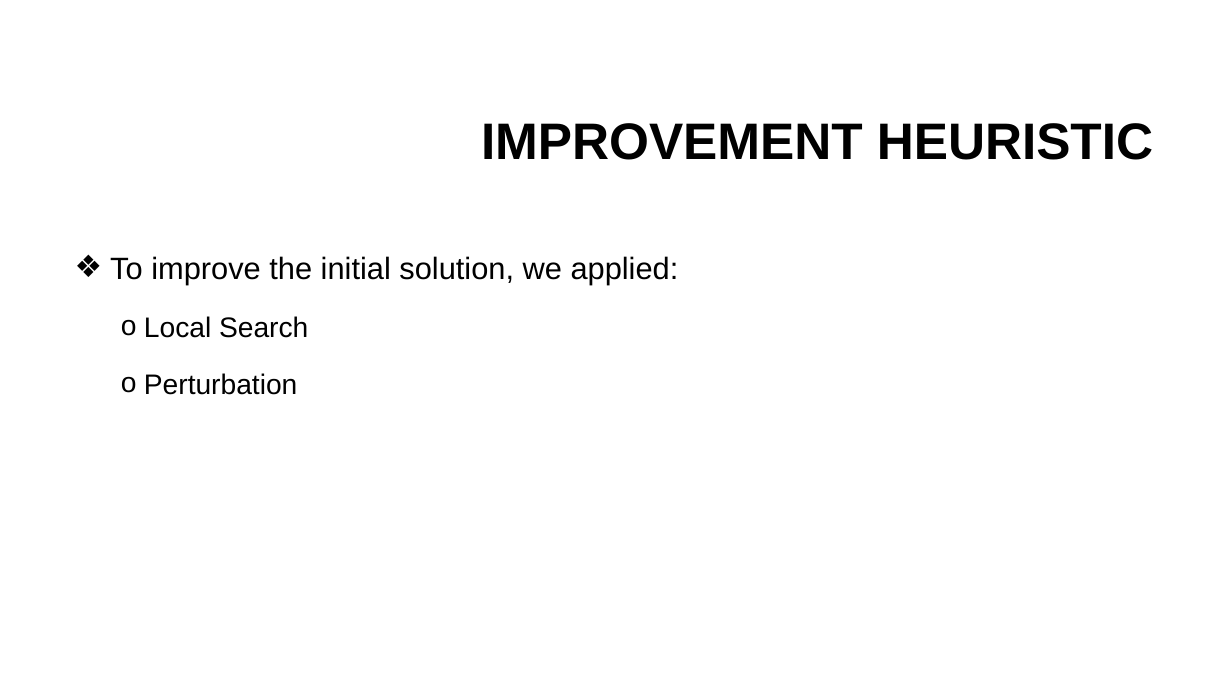
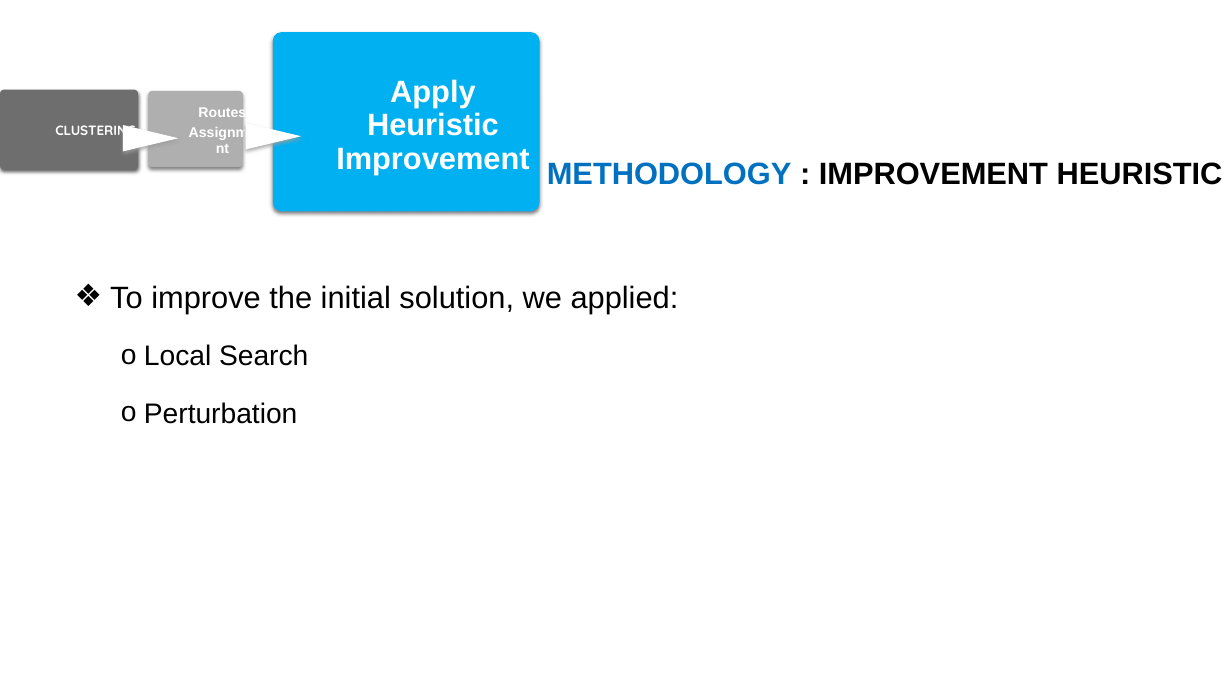
Before and after one commit to nayan082/Thesis-report-slide, a slide deck: slide 16 of 1507082.pptx (slide 13 before the commit). Drawn at 1232x693 pixels with LibreOffice and Linux fonts; fonts in the diff are those of the drawing; background and template pictures are left out. Boxes give left, top, right and bottom in pixels: in the first picture for what was removed or moved away, otherwise in the second. Text is boxed around its words. In the diff, an @@ line names an element or a change of style, - is before the commit and + after.

```diff
--- a/1507082.pptx
+++ b/1507082.pptx
@@ group added at [0, 32, 540, 212]: 3 rounded rectangles, 3 texts, 2 flow chart extracts @@
+CLUSTERING
+Routes
+Assignment
+Apply Heuristic Improvement
@@ title at [547, 162, 1223, 185]: text changed; size 40 to 24 pt @@
-IMPROVEMENT HEURISTIC
+METHODOLOGY : IMPROVEMENT HEURISTIC
@@ text "To improve the initial solution, ...": place and size @@
-text "To improve the initial solution, ..." at [110, 256, 679, 395]
+text "To improve the initial solution, ..." at [110, 285, 679, 424]
```
Also in this commit, not shown: 16 other slides changed, 7 slides added, 2 other files.
